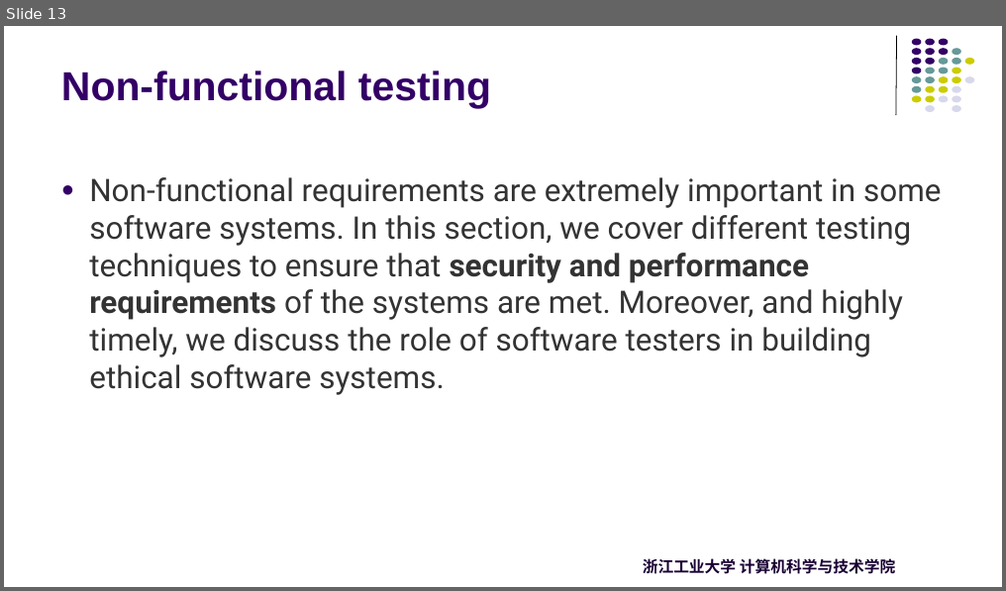
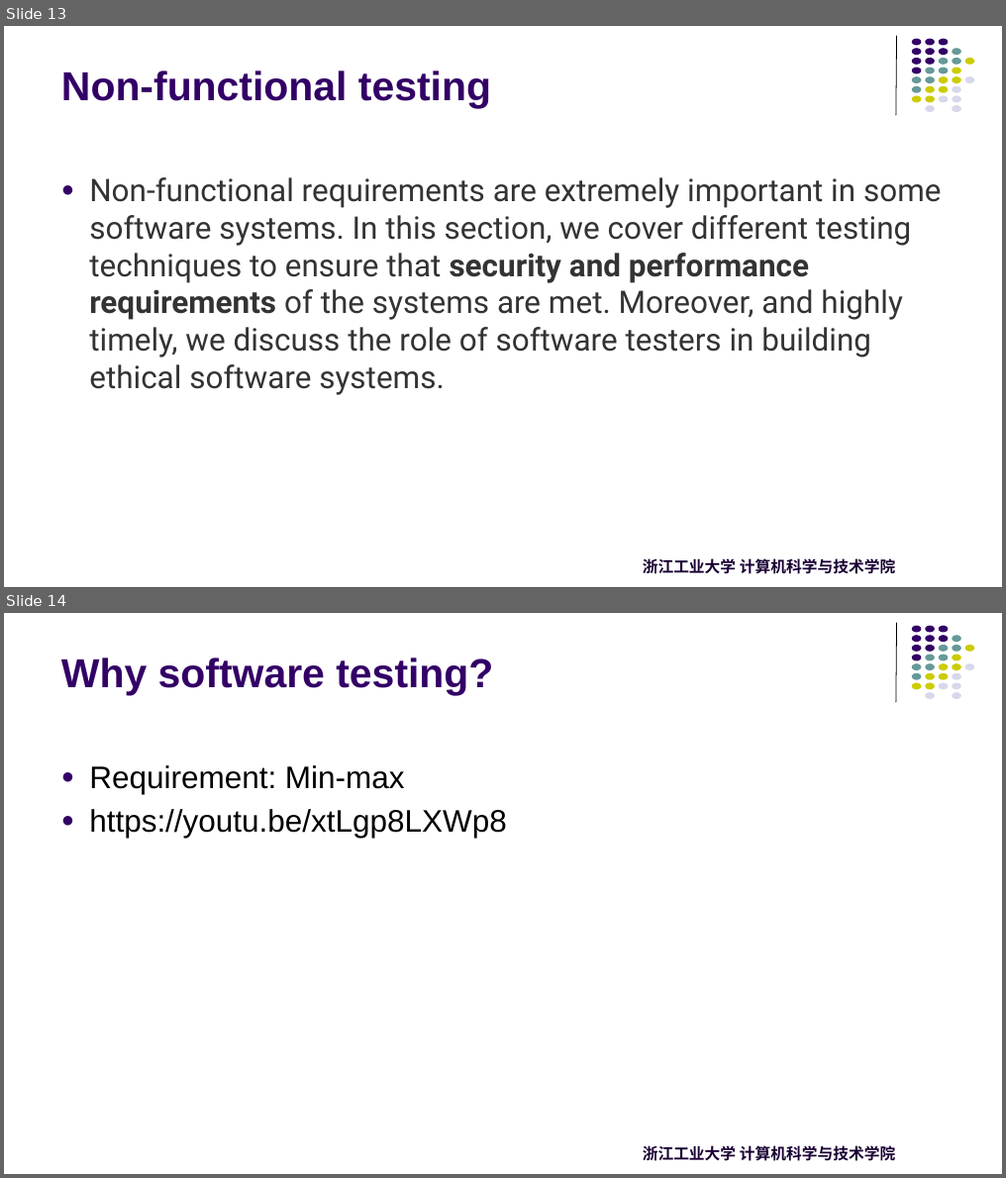
Before and after one commit to mordeky/SoftwareTesting, a slide deck: Lectures/Lec01-Introduction.pptx. Shown one above the other, each under a label of ours: slide 13 before the commit, slides 13 and 14 after it. The pictures are 1006x591 and 1006x1178 pixels, drawn with LibreOffice and Linux fonts; fonts in the diff are those of the drawing. Boxes give left, top, right and bottom in pixels: in the first picture for what was removed or moved away, otherwise in the second. Text is boxed around its words. In the diff, an @@ line names an element or a change of style, - is before the commit and + after.

```diff
--- a/Lectures/Lec01-Introduction.pptx
+++ b/Lectures/Lec01-Introduction.pptx
@@ slide 14 added at bbox=[4, 613, 1002, 1174], background #FFFFFF; not listed: 33 template elements that a slide beside it also shows @@
@@ title added at bbox=[61, 658, 493, 695], 39 pt, text #330066, bold @@
+Why software testing?
@@ text added at bbox=[89, 765, 507, 838], 30 pt, text #000000 @@
+● Requirement: Min-max
+● https://youtu.be/xtLgp8LXWp8
```
Also in this commit, not shown: 1 slide changed, 1 slide removed, 7 other files.
